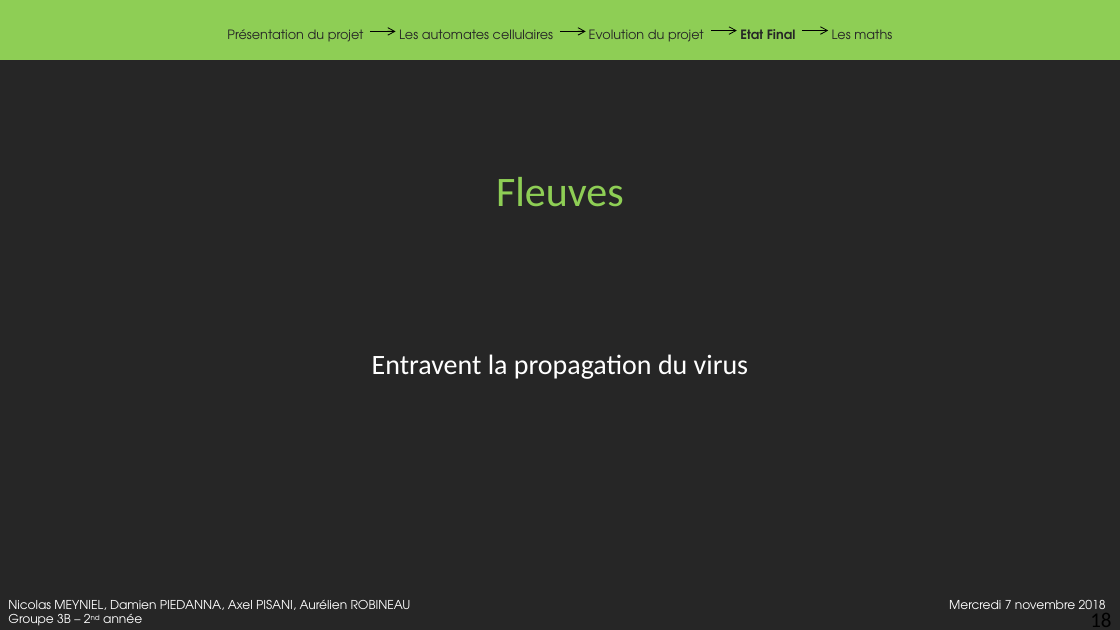
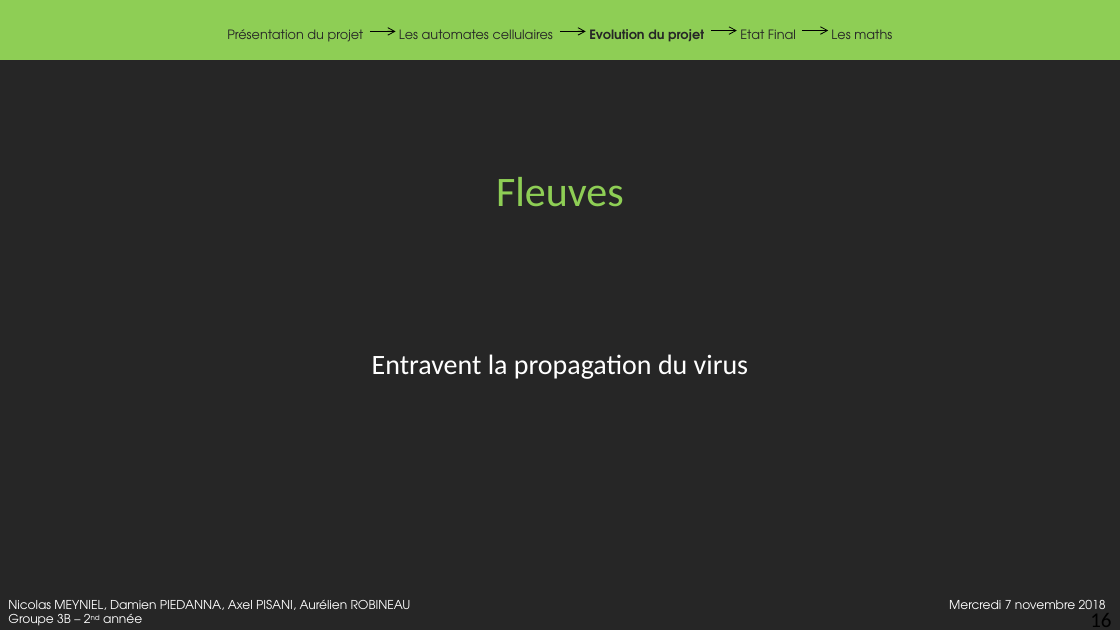
Before and after one commit to damien-piedanna/virus-cellular-automaton, a slide deck: slide 16 of doc/PowerPoint_Modelisation_Mathematique.pptx (slide 18 before the commit). Drawn at 1120x630 pixels with LibreOffice and Linux fonts; fonts in the diff are those of the drawing. Boxes give left, top, right and bottom in pixels: in the first picture for what was removed or moved away, otherwise in the second. Text is boxed around its words. In the diff, an @@ line names an element or a change of style, - is before the commit and + after.

```diff
--- a/doc/PowerPoint_Modelisation_Mathematique.pptx
+++ b/doc/PowerPoint_Modelisation_Mathematique.pptx
@@ text "Présentation du projet Les automates ..." at bbox=[227, 29, 892, 42]: bold on in "Evolution du projet"; bold off in "Etat Final" @@
@@ page number at bbox=[1090, 607, 1111, 630]: text changed @@
-18
+16
```
Also in this commit, not shown: 6 other slides changed.
